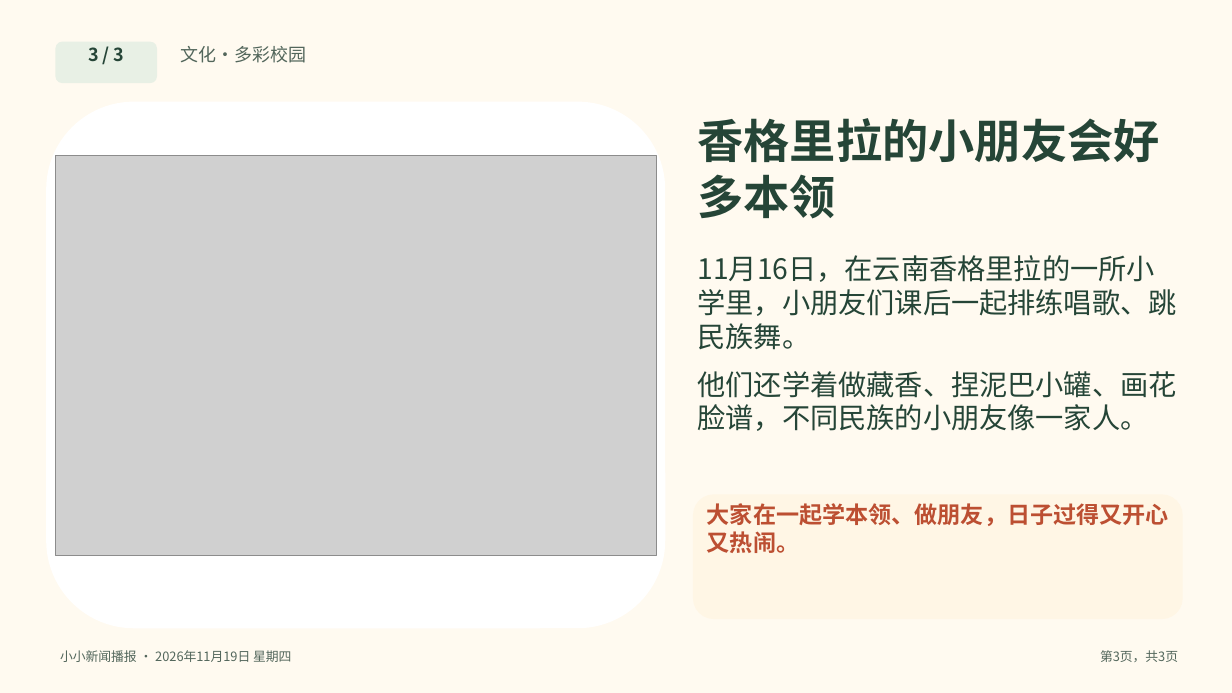
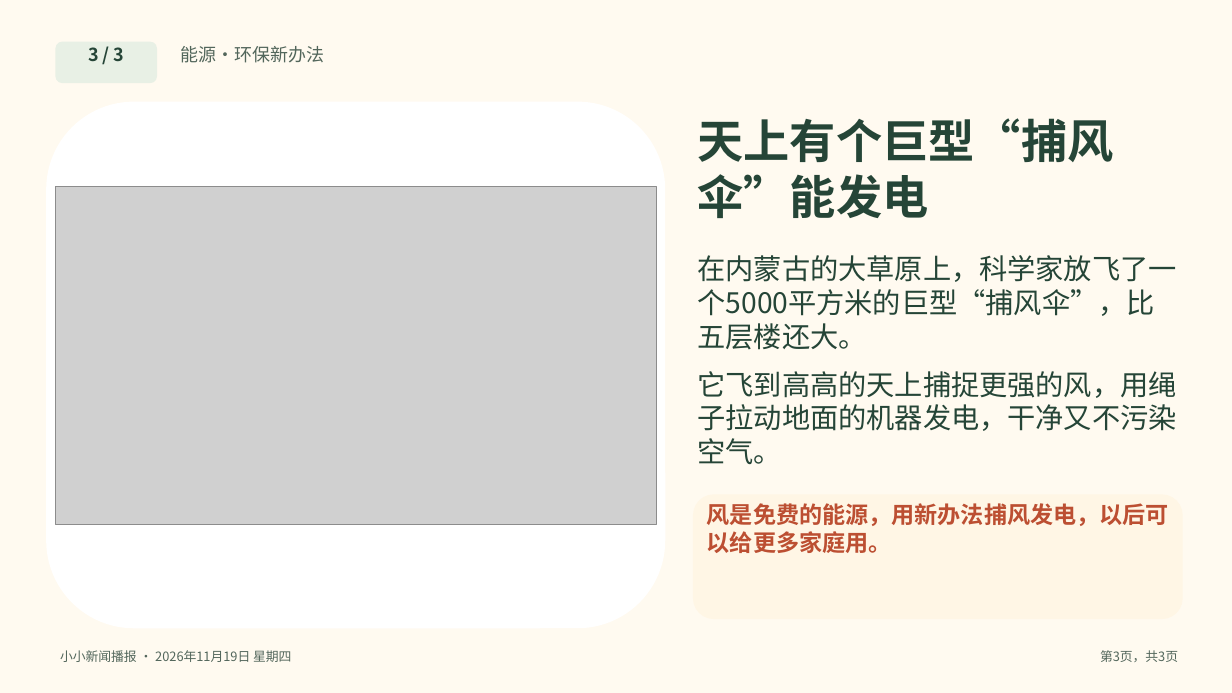
Before and after one commit to solomonhe-hgx/daily-news, a slide deck: slide 3 of daily-news/2026-11-19/今日新闻-2026-11-19.pptx. Drawn at 1232x693 pixels with LibreOffice and Linux fonts; fonts in the diff are those of the drawing; grey boxes stand for pictures. Boxes give left, top, right and bottom in pixels: in the first picture for what was removed or moved away, otherwise in the second. Text is boxed around its words. In the diff, an @@ line names an element or a change of style, - is before the commit and + after.

Commit message:
Update 2026-11-19 news: Mengxiang drillship, APEC robots, wind-power umbrella
Replace previous topics (glossy ibis, Shangri-La school) with three
diverse stories: deep-sea drilling tech, AI robots at APEC, and
high-altitude wind energy. Refresh images, sources, and PPTX to match.

```diff
--- a/daily-news/2026-11-19/今日新闻-2026-11-19.pptx
+++ b/daily-news/2026-11-19/今日新闻-2026-11-19.pptx
@@ text at [180,46,324,63]: text changed @@
-文化·多彩校园
+能源·环保新办法
@@ text at [698,118,1114,218]: text changed @@
-香格里拉的小朋友会好多本领
+天上有个巨型“捕风伞”能发电
@@ picture: place and size @@
-picture at [55,155,656,556]
+picture at [55,187,656,525]
@@ text at [698,255,1177,350]: text changed @@
-11月16日，在云南香格里拉的一所小学里，小朋友们课后一起排练唱歌、跳民族舞。
+在内蒙古的大草原上，科学家放飞了一个5000平方米的巨型“捕风伞”，比五层楼还大。
@@ text at [698,371,1177,464]: text changed @@
-他们还学着做藏香、捏泥巴小罐、画花脸谱，不同民族的小朋友像一家人。
+它飞到高高的天上捕捉更强的风，用绳子拉动地面的机器发电，干净又不污染空气。
@@ text at [707,503,1169,553]: text changed @@
-大家在一起学本领、做朋友，日子过得又开心又热闹。
+风是免费的能源，用新办法捕风发电，以后可以给更多家庭用。
```
Also in this commit, not shown: 1 other slide changed, 1 slide added, 1 slide removed, 11 other files.
